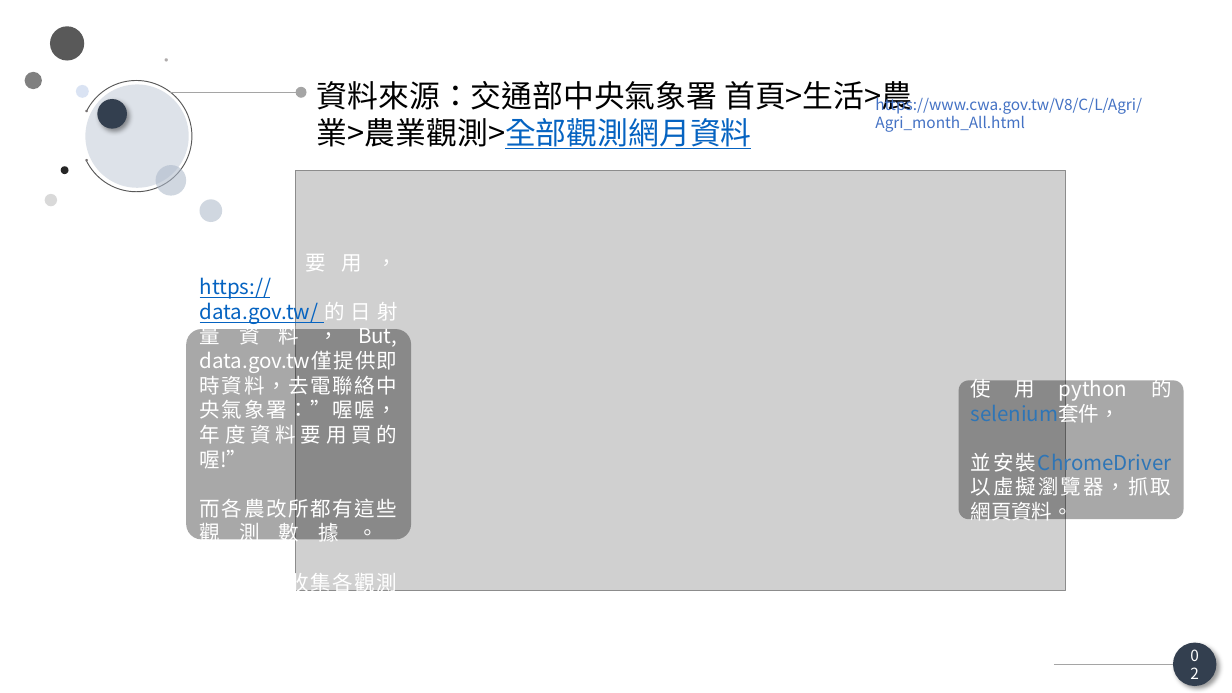
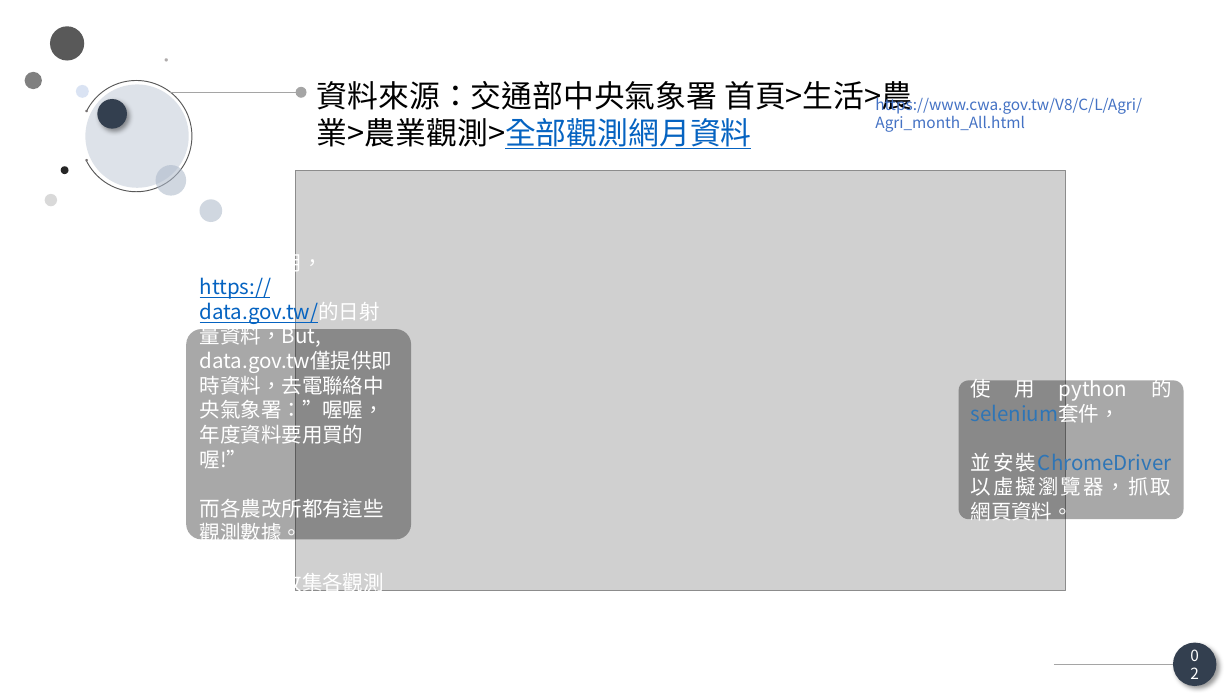
Before and after one commit to LanvisWei/MLproject_Solar_Irradiance, a slide deck: slide 3 of temp_solar/簡報.pptx. Drawn at 1232x693 pixels with LibreOffice and Linux fonts; fonts in the diff are those of the drawing; grey boxes stand for pictures. Boxes give left, top, right and bottom in pixels: in the first picture for what was removed or moved away, otherwise in the second. Text is boxed around its words. In the diff, an @@ line names an element or a change of style, - is before the commit and + after.

```diff
--- a/temp_solar/簡報.pptx
+++ b/temp_solar/簡報.pptx
@@ rounded rectangle "本來是要用，https://data.gov.tw/的日射量資料，But, data.gov.tw僅提供即時資料，去電聯 ..." at (187,329,411,540): alignment justified to left @@
```
Also in this commit, not shown: 7 other slides changed, 1 slide added.
